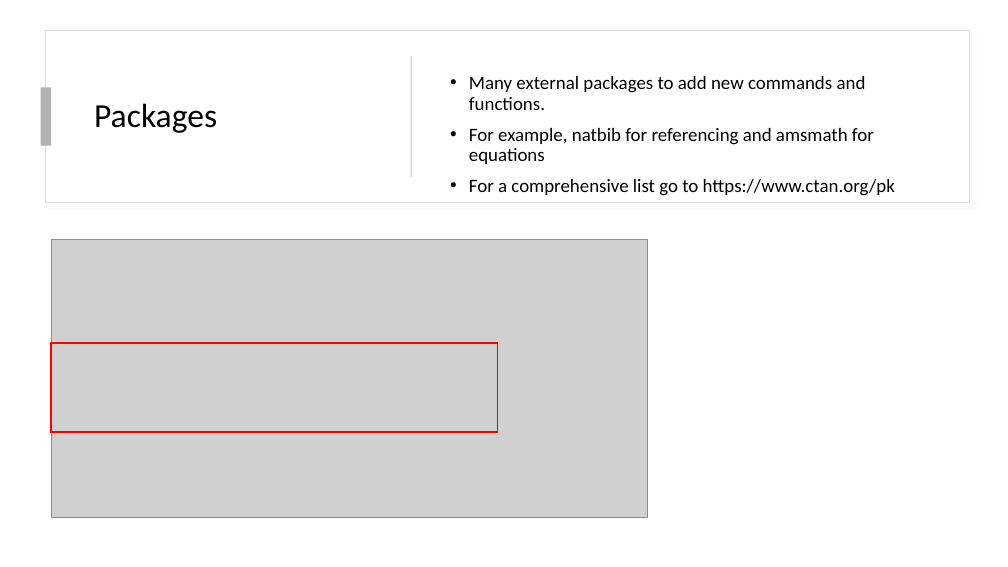
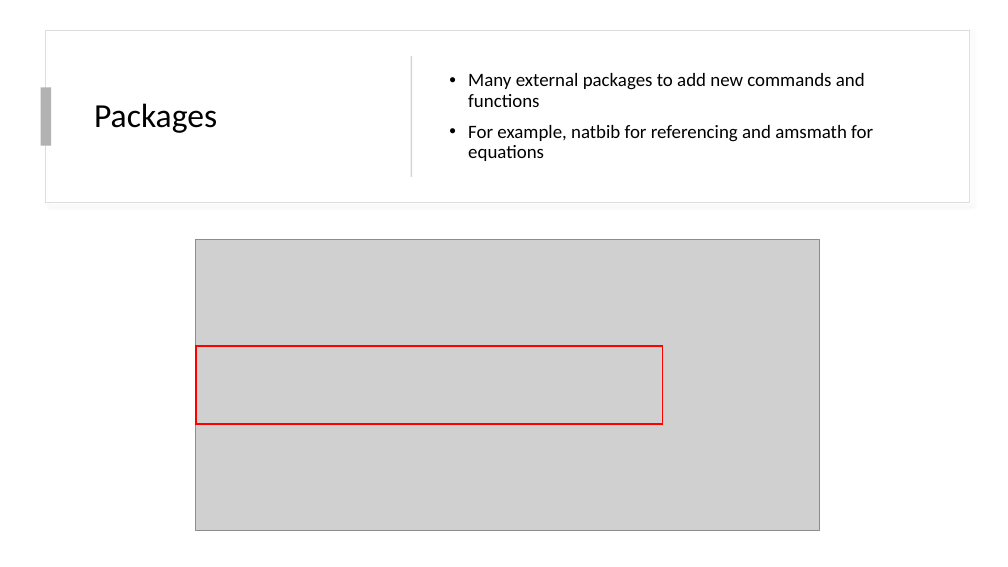
Before and after one commit to ocunningham08/LaTeX-Workshop, a slide deck: slide 7 of Workshop.pptx (slide 13 before the commit). Drawn at 1008x567 pixels with LibreOffice and Linux fonts; fonts in the diff are those of the drawing; grey boxes stand for pictures. Boxes give left, top, right and bottom in pixels: in the first picture for what was removed or moved away, otherwise in the second. Text is boxed around its words. In the diff, an @@ line names an element or a change of style, - is before the commit and + after.

```diff
--- a/Workshop.pptx
+++ b/Workshop.pptx
@@ text at (x1=468, y1=73, x2=865, y2=107): text changed @@
-• Many external packages to add new commands and functions.
+• Many external packages to add new commands and functions
@@ text at (x1=469, y1=179, x2=895, y2=196): paragraph removed @@
-• For a comprehensive list go to https://www.ctan.org/pk
@@ picture resized from (x1=51, y1=240, x2=648, y2=518) to (x1=196, y1=240, x2=819, y2=531) @@
@@ rectangle resized from (x1=51, y1=343, x2=498, y2=433) to (x1=196, y1=346, x2=662, y2=423) @@
```
Also in this commit, not shown: 21 other slides changed, 6 slides removed, 1 other file.
